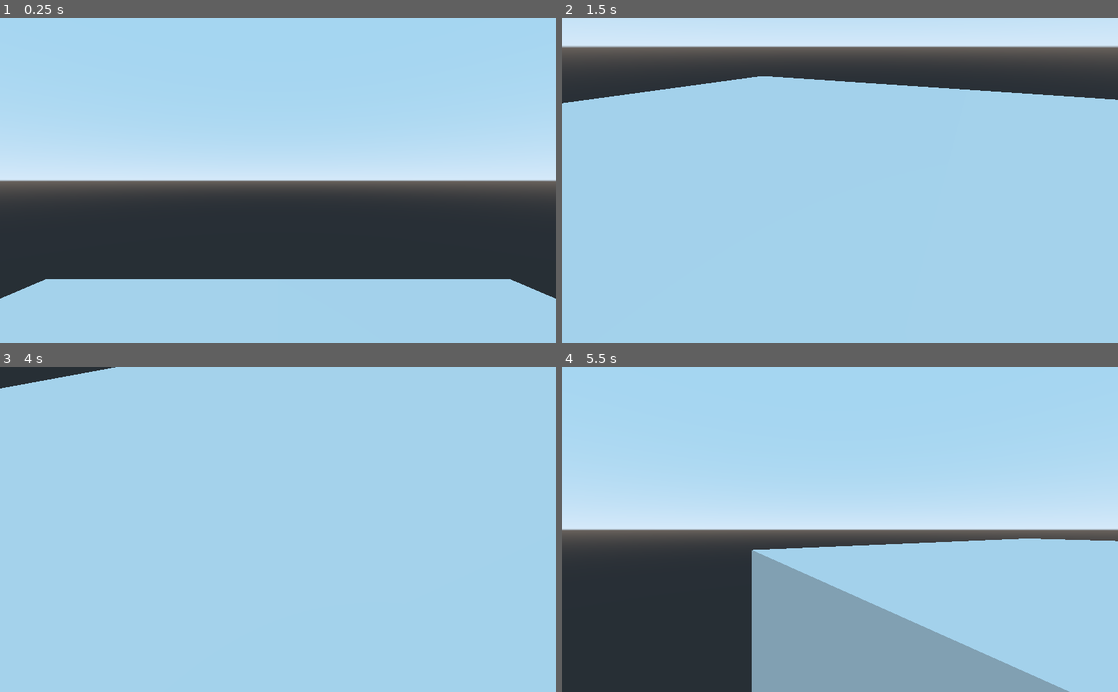
Above: before the commit, frames 1-4 (two rows, left to right).
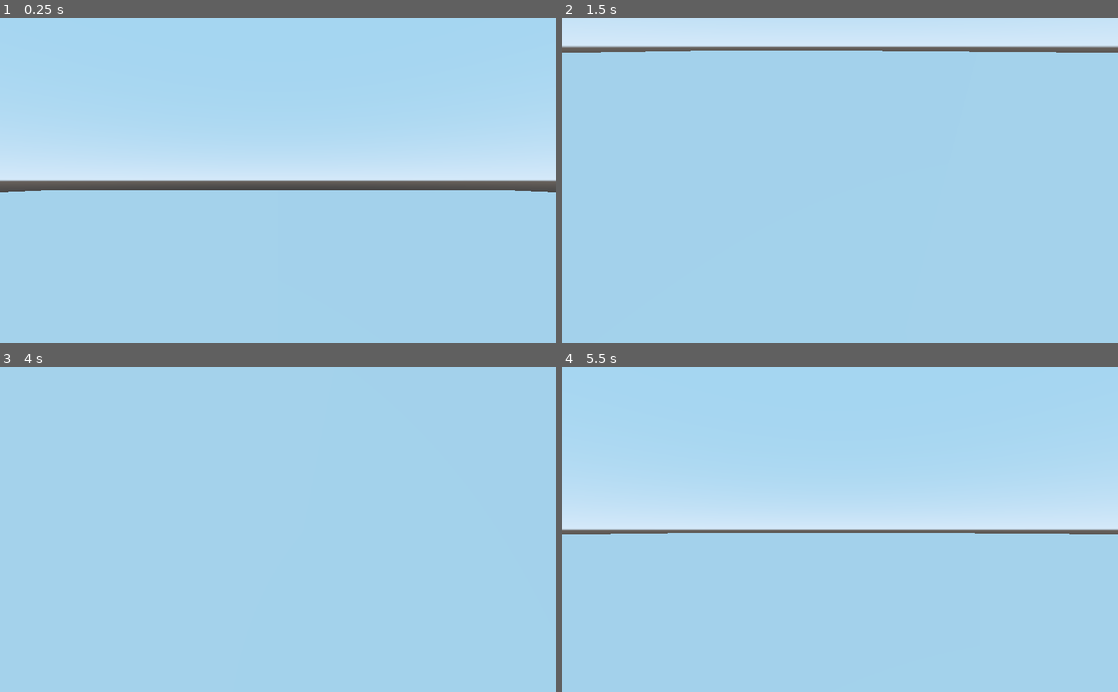
Above: after the commit, the same moments.

Repository: Prasannaraj27/FPS-Game-Development
Game: Godot game, scene res://main.tscn
Same seed, same stepped clock (60 frames per second), same inputs: the game is played once before the commit and once after it.
Inputs (mouse positions are in pixels of both pictures, inside the frame that each line leads up to):
- Up to frame 1 (0.25 s): no input
- Up to frame 2 (1.5 s): move the mouse to (962, 164) at 0.52 s; hold D (right) 0.53-1.28 s; tap Enter at 1.25 s; move the mouse to (728, 196) at 1.27 s; hold S (backward) from 1.28 s (still down)
- Up to frame 3 (4 s): move the mouse to (333, 458) at 2.02 s; release S (backward) at 2.03 s; hold D (right) 2.03-2.78 s; tap Space at 2.75 s; move the mouse to (250, 594) at 2.77 s; hold W (forward) 2.78-3.53 s; tap Enter at 3.5 s; move the mouse to (444, 578) at 3.52 s; hold A (left) from 3.53 s (still down)
- Up to frame 4 (5.5 s): move the mouse to (673, 480) at 4.27 s; tap Space at 5 s; move the mouse to (867, 529) at 5.02 s; release A (left) at 5.03 s; hold S (backward) from 5.03 s (still down)

The runs differ from the first frame. In frame 1, 28% of the frame differs, in the area x 0-100%, y 52-87%; in frame 2, 11%; in frame 3, 0.7%; in frame 4, 31%, in the area x 0-100%, y 51-100%.

Commit message:
increase world size

Diff:
--- a/main.tscn
+++ b/main.tscn
@@ -16,7 +16,7 @@
 [node name="main" type="Spatial"]
 
 [node name="static_tmp" type="StaticBody" parent="."]
-transform = Transform( 10, 0, 0, 0, 5, 0, 0, 0, 10, 0, 0, 0 )
+transform = Transform( 100, 0, 0, 0, 5, 0, 0, 0, 100, 0, 0, 0 )
 
 [node name="MeshInstance" type="MeshInstance" parent="static_tmp"]
 mesh = SubResource( 1 )
